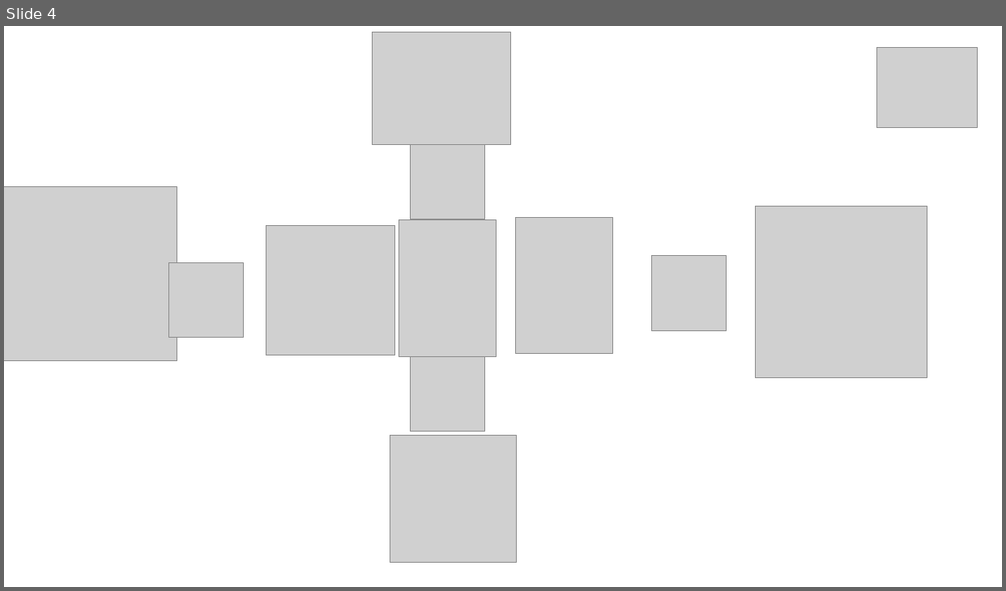
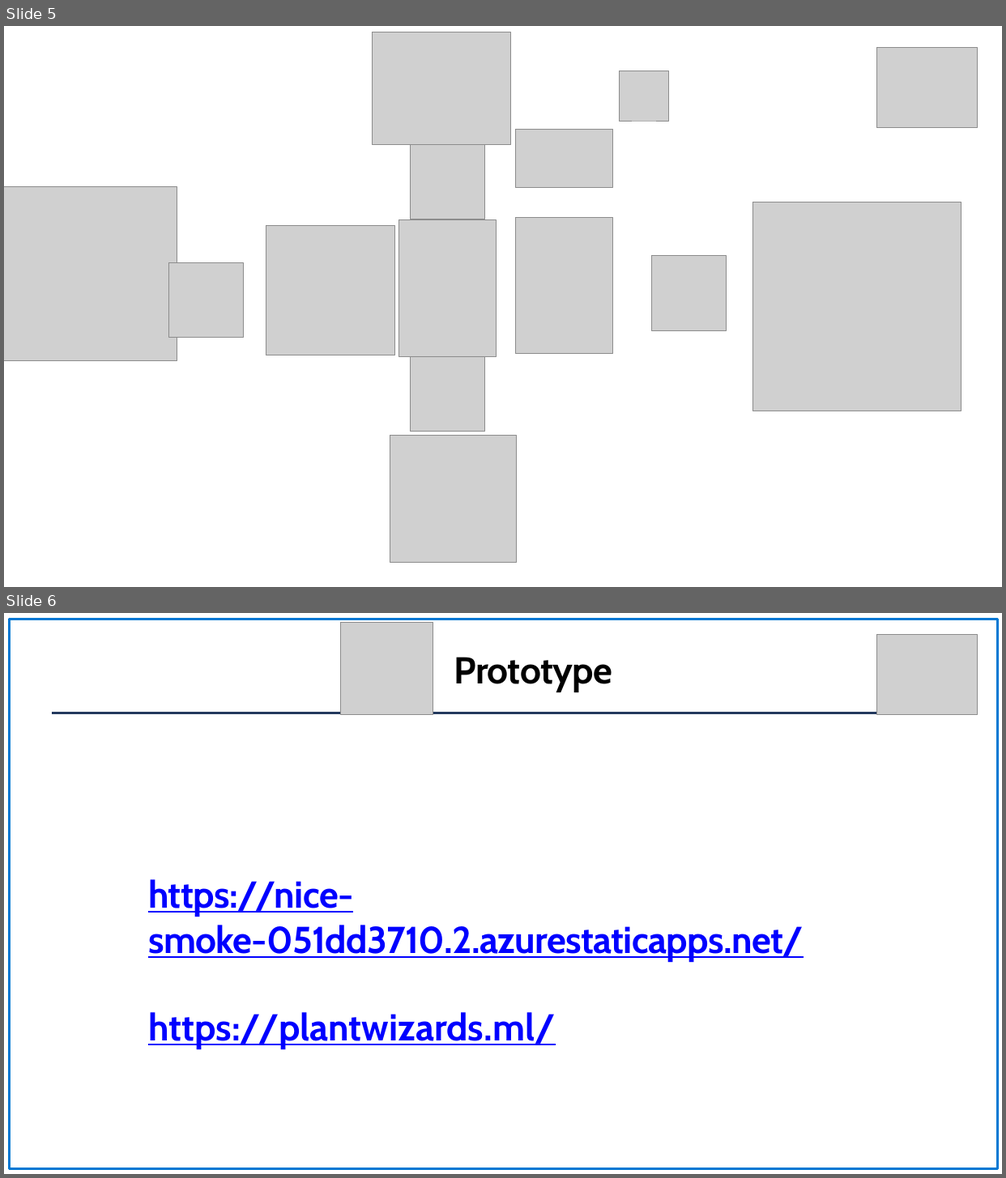
Before and after one commit to ompiepy/greentech, a slide deck: Demo Day Presentation.pptx. Shown one above the other, each under a label of ours: slide 4 before the commit, slides 5 and 6 after it. The pictures are 1006x591 and 1006x1178 pixels, drawn with LibreOffice and Linux fonts; fonts in the diff are those of the drawing; grey boxes stand for pictures; background and template pictures are left out. Boxes give left, top, right and bottom in pixels: in the first picture for what was removed or moved away, otherwise in the second. Text is boxed around its words. In the diff, an @@ line names an element or a change of style, - is before the commit and + after.

```diff
--- a/Demo Day Presentation.pptx
+++ b/Demo Day Presentation.pptx
@@ slide 6 added at bbox=[4, 613, 1002, 1174], background picture (left out) @@
@@ freeform shape added at bbox=[9, 619, 998, 1169], outline #0078D3 2.25 pt @@
@@ picture added at bbox=[341, 623, 433, 715] @@
@@ picture added at bbox=[878, 635, 978, 715] @@
@@ text added at bbox=[454, 657, 613, 692], 36 pt, text #000000, bold @@
+Prototype
@@ freeform shape added at bbox=[52, 713, 955, 713], outline #23395E 2 pt @@
@@ text added at bbox=[148, 879, 803, 961], 36 pt, text #0000FF, bold, underline @@
+https://nice-smoke-051dd3710.2.azurestaticapps.net/
@@ text added at bbox=[148, 1012, 555, 1050], 36 pt, text #0000FF, bold, underline @@
+https://plantwizards.ml/
@@ what was slide 4 is now slide 5 @@
@@ slide 5 changed as well @@
@@ picture: place and size @@
-picture at bbox=[756, 207, 927, 378]
+picture at bbox=[620, 71, 670, 121]
@@ picture added at bbox=[516, 130, 612, 188] @@
@@ picture added at bbox=[752, 203, 961, 412] @@
```
Also in this commit, not shown: 4 other slides changed, 1 other slide added, 1 slide removed, 5 other files.
